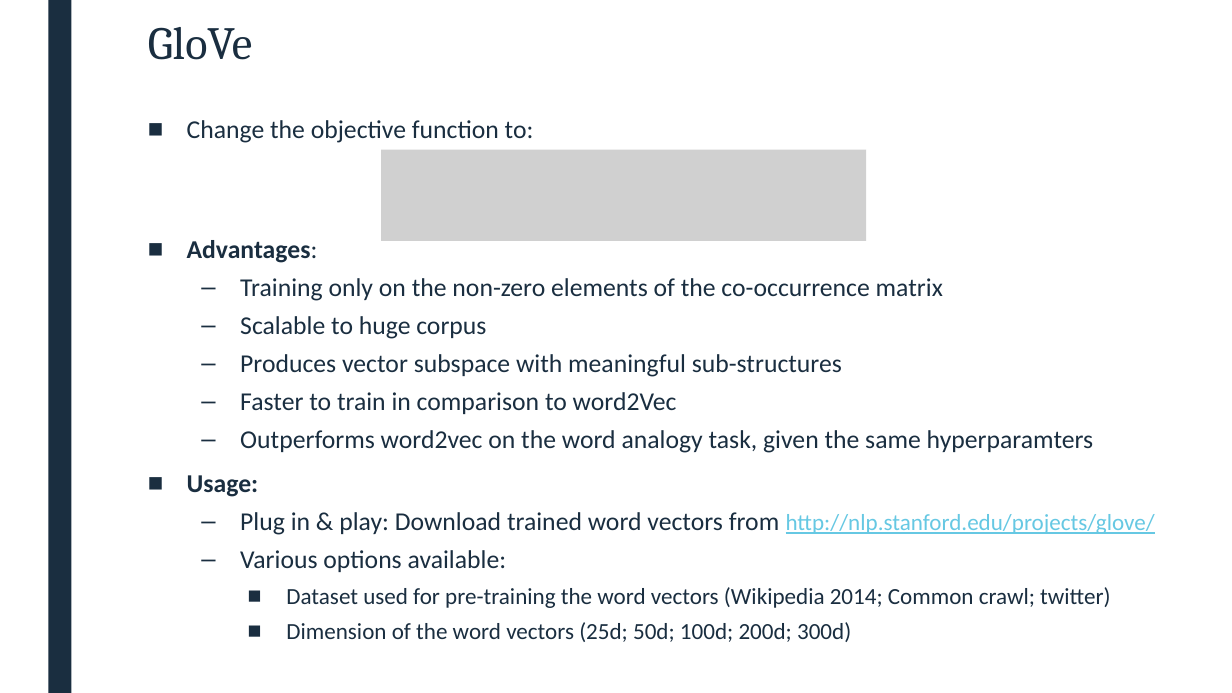
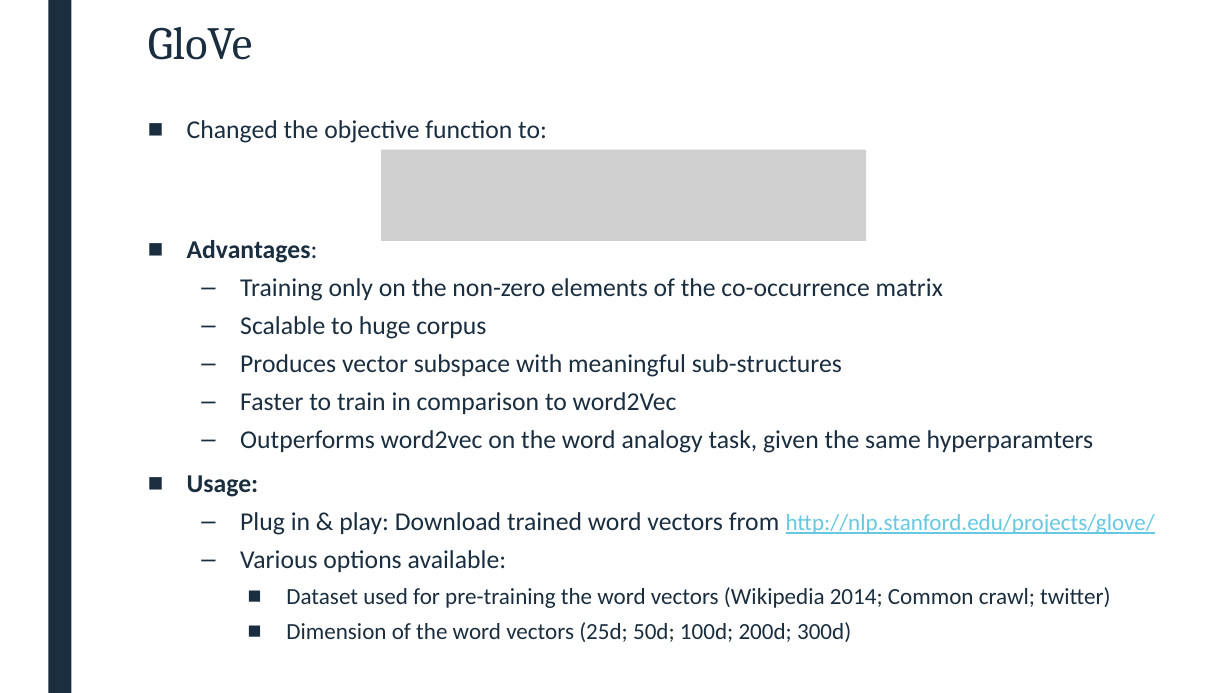
Before and after one commit to akashr050/EECS-597, a slide deck: slide 6 of GloVe_resource_report.pptx. Drawn at 1232x693 pixels with LibreOffice and Linux fonts; fonts in the diff are those of the drawing; grey boxes stand for pictures. Boxes give left, top, right and bottom in pixels: in the first picture for what was removed or moved away, otherwise in the second. Text is boxed around its words. In the diff, an @@ line names an element or a change of style, - is before the commit and + after.

```diff
--- a/GloVe_resource_report.pptx
+++ b/GloVe_resource_report.pptx
@@ text at (187, 120, 547, 143): text changed @@
-■ Change the objective function to:
+■ Changed the objective function to:
```
